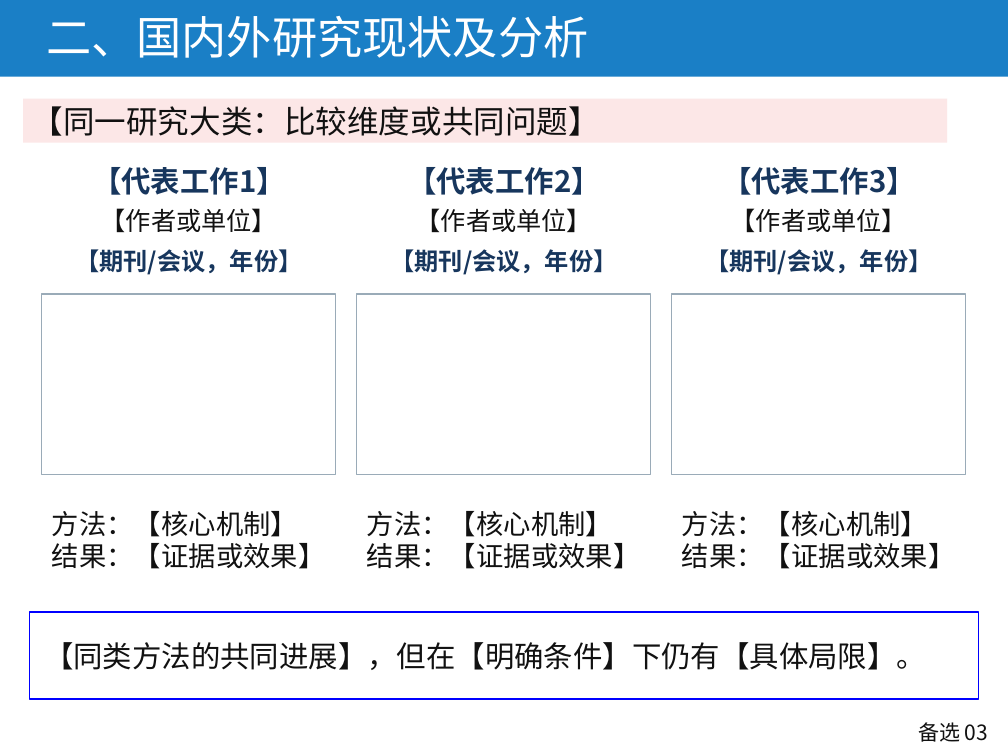
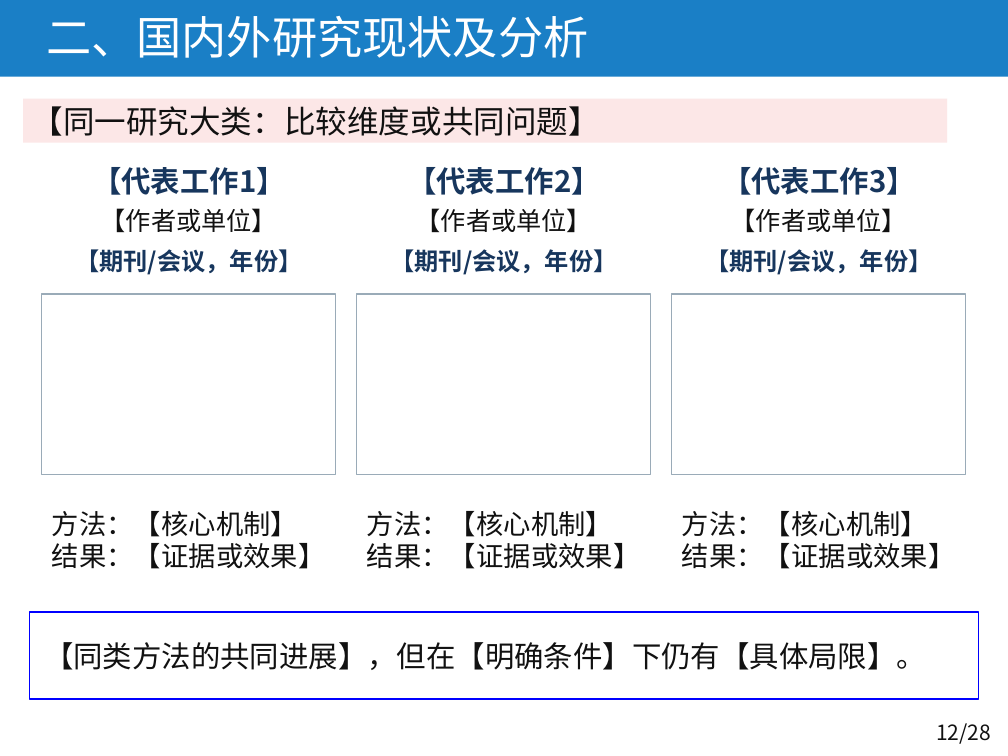
Before and after one commit to Wu-Cyrus/proposal-ppt-skill, a slide deck: slide 12 of assets/proposal-template.pptx (slide 23 before the commit). Drawn at 1008x756 pixels with LibreOffice and Linux fonts; fonts in the diff are those of the drawing. Boxes give left, top, right and bottom in pixels: in the first picture for what was removed or moved away, otherwise in the second. Text is boxed around its words. In the diff, an @@ line names an element or a change of style, - is before the commit and + after.

Commit message:
清理模板参考人名，并按章节排列正文备选页
删除模板备注及技能文档中的参考稿姓名、学号、个人文件名和私人文件标识，保留通用组织方法。
将8张正文备选页插入对应章节，统一28页页码，保持封面和目录样式，结束页置于最后。
同步更新背景图位、版式选择和页次映射，保留MathType及学术出处要求。

```diff
--- a/assets/proposal-template.pptx
+++ b/assets/proposal-template.pptx
@@ text at [936, 723, 991, 744]: text changed @@
-备选 03
+12/28
```
Also in this commit, not shown: 27 other slides changed, 5 other files.
